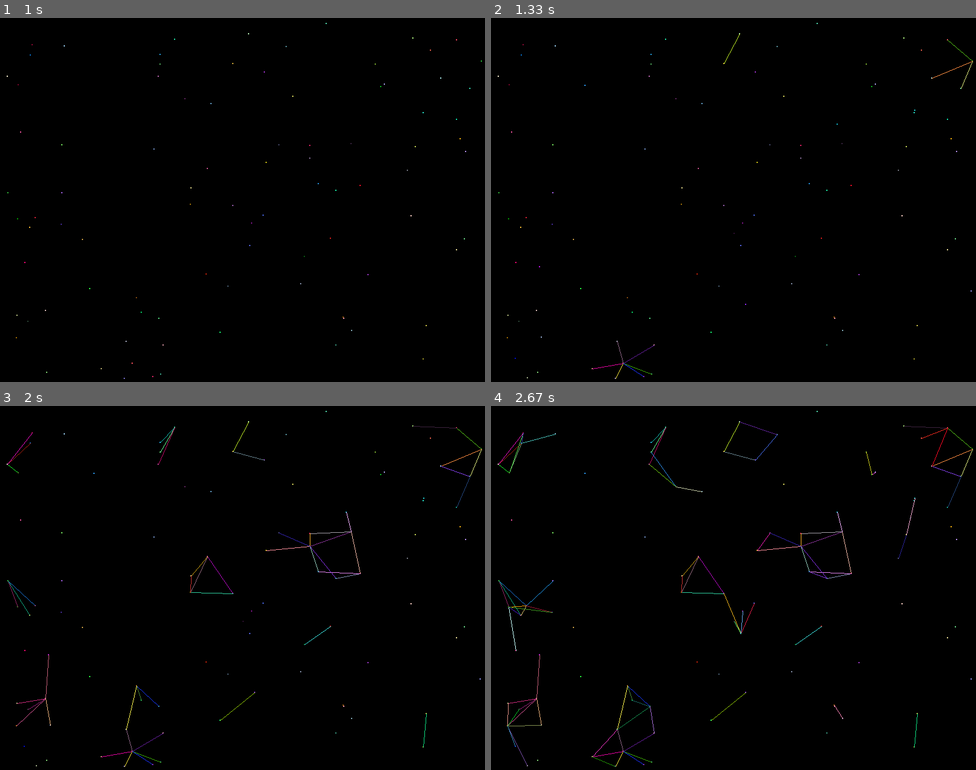
Above: before the commit, frames 1-4 (two rows, left to right).
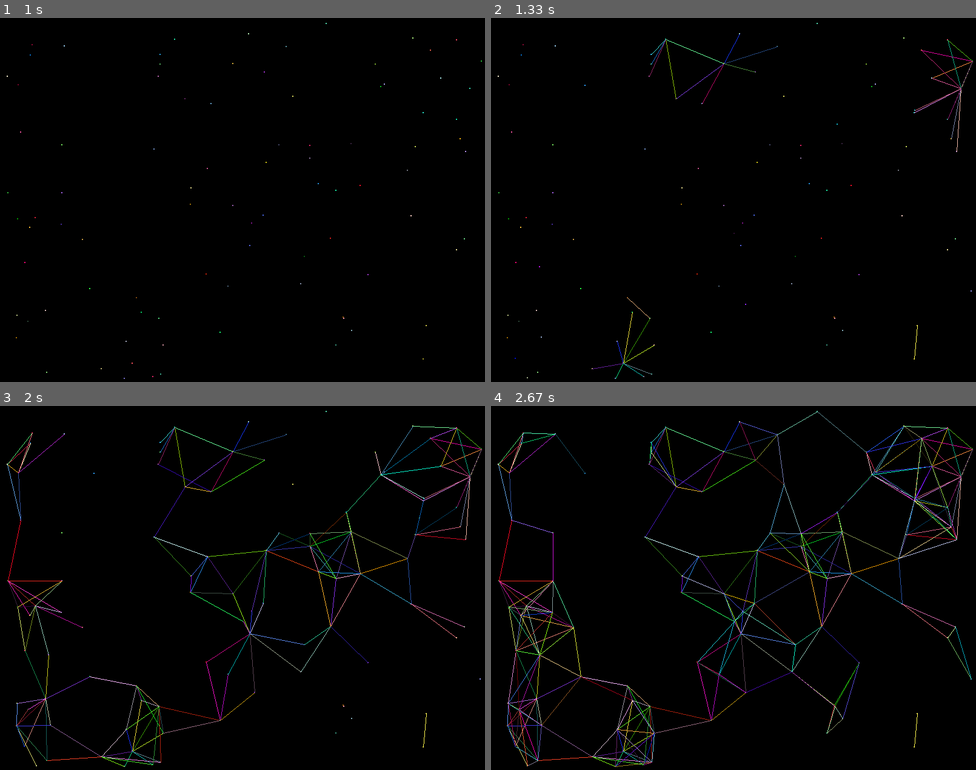
Above: after the commit, the same moments.

Repository: jmiszczak/pygame-tests
Game: pygame game, started from rand-geom-graph.py
Two runs of this game, one before a commit and one after it. Both use one fixed random seed, a clock stepped at 60 frames per second and the inputs below.
Inputs:
- Up to frame 1 (1 s): no input
- Up to frame 2 (1.33 s): no input
- Up to frame 3 (2 s): no input
- Up to frame 4 (2.67 s): no input

Frame 1 is identical in both runs. In frame 2, 0.4% of the frame differs, in the area x 20-100%, y 4-100%; in frame 3, 2.1%; in frame 4, 3.6%, in the area x 1-100%, y 1-100%.

Commit message:
Delayed drawing

Diff:
--- a/rand-geom-graph.py
+++ b/rand-geom-graph.py
@@ -8,6 +8,7 @@
 #%%
 import pygame as pg
 import sys
+import time
 
 import numpy as np
 import numpy.random as rnd
@@ -28,7 +29,7 @@
     pos = {i: (rnd.randint(1, screen.get_size()[0]), rnd.randint(1,
         screen.get_size()[1])) for i in range(n+1)}
     rad = 2*(np.sqrt(screen.get_size()[0]) + np.sqrt(screen.get_size()[1]))
-    g = nx.random_geometric_graph(n, 75, pos=pos)
+    g = nx.random_geometric_graph(n, rad, pos=pos)
     return g
 
 
@@ -50,6 +51,7 @@
         start_position = tuple(graph.nodes[e[0]]['pos'])
         end_position = tuple(graph.nodes[e[1]]['pos'])
         pg.draw.line(screen, color, start_position, end_position, 1)
+        time.sleep(0.005)
         pg.display.update()
 
 
@@ -68,6 +70,8 @@
                 # draw new graph
                 g = get_geom_graph(screen)
                 draw_geom_graph(screen, g)
+            if event.key == pg.K_f:
+                pg.display.toggle_fullscreen()
             elif event.key == pg.K_q:
                 # quit after pressing Q
                 finish = True
